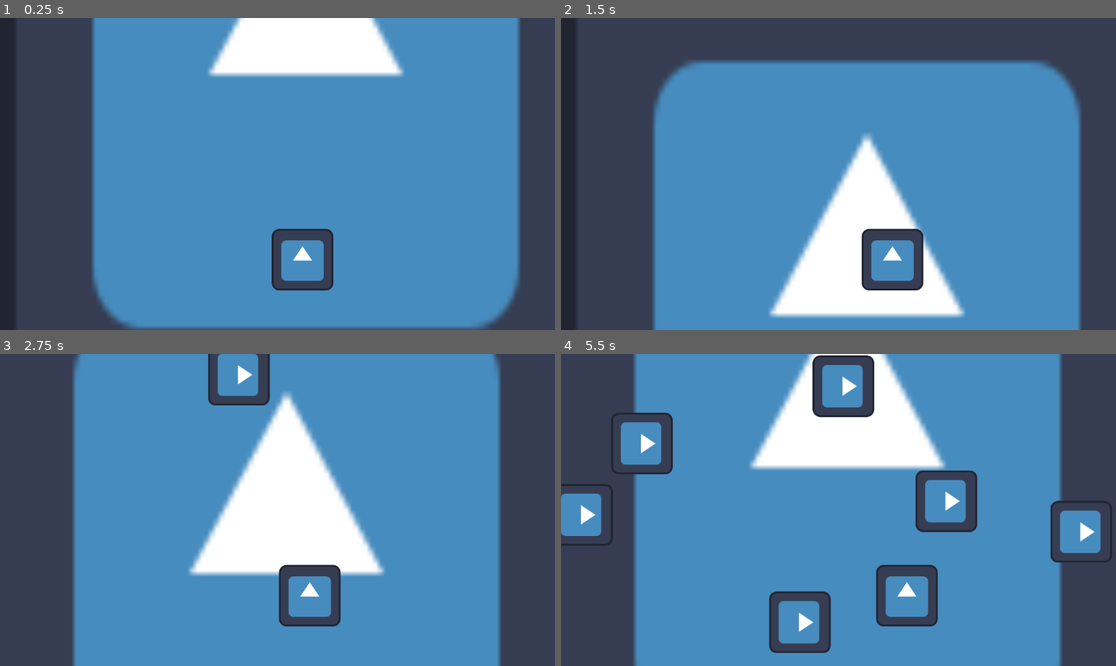
Above: before the commit, frames 1-4 (two rows, left to right).
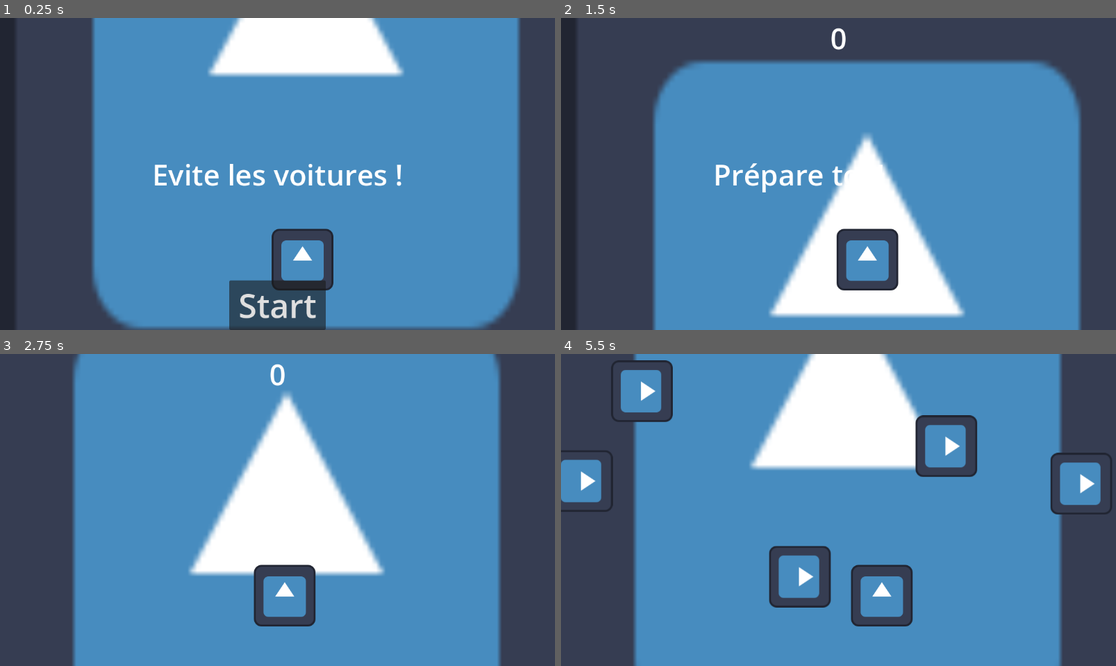
Above: after the commit, the same moments.

Repository: Trimlocgit/FreeWay
Game: Godot game, scene res://main.tscn
Same seed, same stepped clock (60 frames per second), same inputs: the game is played once before the commit and once after it. The engine's default icon, where the game draws it, is replaced by a stand-in: a white triangle on a blue panel in a dark square.
Inputs (mouse positions are in pixels of both pictures, inside the frame that each line leads up to):
- Up to frame 1 (0.25 s): no input
- Up to frame 2 (1.5 s): click (838, 305) at 0.5 s, where only the run after the commit has a clickable "Start"; hold D (droite) from 1.28 s (still down)
- Up to frame 3 (2.75 s): release D (droite) at 2.03 s; hold A (gauche) from 2.03 s (still down)
- Up to frame 4 (5.5 s): release A (gauche) at 2.78 s; hold D (droite) 2.78-4.28 s; hold A (gauche) from 4.28 s (still down)

The runs differ from the first frame. In frame 1, 3.8% of the frame differs, in the area x 27-73%, y 46-100%; in frame 2, 3.1%; in frame 3, 2.8%; in frame 4, 15%, in the area x 0-100%, y 0-96%.

Commit message:
Premier brouillon du jeux

Diff:
--- /dev/null
+++ b/hud.tscn
@@ -0,0 +1,54 @@
+[gd_scene load_steps=2 format=3 uid="uid://fby0pjtkpiy7"]
+
+[ext_resource type="Script" uid="uid://buy5nbl1jydvv" path="res://script/hud.gd" id="1_37p78"]
+
+[node name="HUD" type="CanvasLayer"]
+script = ExtResource("1_37p78")
+
+[node name="ScoreLabel" type="Label" parent="."]
+anchors_preset = 5
+anchor_left = 0.5
+anchor_right = 0.5
+offset_left = -17.0
+offset_right = 17.0
+offset_bottom = 83.0
+grow_horizontal = 2
+size_flags_horizontal = 3
+theme_override_font_sizes/font_size = 60
+text = "0"
+
+[node name="Message" type="Label" parent="."]
+anchors_preset = 8
+anchor_left = 0.5
+anchor_top = 0.5
+anchor_right = 0.5
+anchor_bottom = 0.5
+offset_left = -260.0
+offset_top = -41.5
+offset_right = 260.0
+offset_bottom = 41.5
+grow_horizontal = 2
+grow_vertical = 2
+theme_override_font_sizes/font_size = 60
+text = "Evite les voitures !"
+
+[node name="StartButton" type="Button" parent="."]
+anchors_preset = 7
+anchor_left = 0.5
+anchor_top = 1.0
+anchor_right = 0.5
+anchor_bottom = 1.0
+offset_left = -100.0
+offset_top = -103.0
+offset_right = 100.0
+grow_horizontal = 2
+grow_vertical = 0
+theme_override_font_sizes/font_size = 69
+text = "Start"
+
+[node name="MessageTimer" type="Timer" parent="."]
+wait_time = 2.0
+one_shot = true
+
+[connection signal="pressed" from="StartButton" to="." method="_on_start_button_pressed"]
+[connection signal="timeout" from="MessageTimer" to="." method="_on_message_timer_timeout"]
--- a/main.tscn
+++ b/main.tscn
@@ -1,9 +1,10 @@
-[gd_scene load_steps=6 format=3 uid="uid://6yuqi14bgbq3"]
+[gd_scene load_steps=7 format=3 uid="uid://6yuqi14bgbq3"]
 
 [ext_resource type="Script" uid="uid://bvtkug8ei06yk" path="res://script/main.gd" id="1_h2yge"]
 [ext_resource type="PackedScene" uid="uid://1am11f3xxovq" path="res://player.tscn" id="1_ig7tw"]
 [ext_resource type="PackedScene" uid="uid://kfxjihrf8u85" path="res://route.tscn" id="2_0xm2m"]
 [ext_resource type="PackedScene" uid="uid://ubvxbribfe3x" path="res://voiture.tscn" id="2_1bvp3"]
+[ext_resource type="PackedScene" uid="uid://fby0pjtkpiy7" path="res://hud.tscn" id="5_lquwl"]
 
 [sub_resource type="Curve2D" id="Curve2D_1bvp3"]
 _data = {
@@ -29,7 +30,6 @@
 [node name="TimerStart" type="Timer" parent="."]
 wait_time = 2.0
 one_shot = true
-autostart = true
 
 [node name="PlayerStartPosition" type="Marker2D" parent="."]
 position = Vector2(576, 502)
@@ -39,6 +39,10 @@
 
 [node name="VoitureSpawnLocation" type="PathFollow2D" parent="PathVoiture"]
 
+[node name="HUD" parent="." instance=ExtResource("5_lquwl")]
+
+[connection signal="hit" from="Player" to="." method="_on_player_hit"]
 [connection signal="timeout" from="TimerVoiture" to="." method="_on_timer_voiture_timeout"]
 [connection signal="timeout" from="TimerScore" to="." method="_on_timer_score_timeout"]
 [connection signal="timeout" from="TimerStart" to="." method="_on_timer_start_timeout"]
+[connection signal="start_game" from="HUD" to="." method="_on_hud_start_game"]
--- /dev/null
+++ b/script/hud.gd
@@ -0,0 +1,33 @@
+extends CanvasLayer
+
+
+signal start_game
+
+func showMessage(text):
+	$Message.text = text
+	$Message.show()
+	$MessageTimer.start()
+
+
+func showGameOver():
+	showMessage("Game Over")
+	await $MessageTimer.timeout
+
+	$Message.text = "Evite les voitures"
+	$Message.show()
+
+	await get_tree().create_timer(1).timeout
+	$StartButton.show()
+
+
+func scoreUpdate(score):
+	$ScoreLabel.text = str(score)
+
+
+func _on_start_button_pressed() -> void:
+	$StartButton.hide()
+	start_game.emit()
+
+
+func _on_message_timer_timeout() -> void:
+	$Message.hide()
--- a/script/main.gd
+++ b/script/main.gd
@@ -1,17 +1,23 @@
 extends Node
 
 @export var voiture_scene: PackedScene
-var score = 0
+var score
 
 func gameOver():
 	$TimerScore.stop()
 	$TimerVoiture.stop()
+	$HUD.showGameOver()
 
 func newGame():
 	score = 0
+	get_tree().call_group("voitures", "queue_free")
+	$HUD.scoreUpdate(score)
+	$HUD.showMessage("Prépare toi !")
 	$Player.start($PlayerStartPosition.position)
 	$TimerStart.start()
 
+func _ready() -> void:
+	pass
 
 func _on_timer_voiture_timeout() -> void:
 
@@ -34,8 +40,17 @@
 
 func _on_timer_score_timeout() -> void:
 	score += 1
+	$HUD.scoreUpdate(score)
 
 
 func _on_timer_start_timeout() -> void:
 	$TimerScore.start()
 	$TimerVoiture.start()
+
+
+func _on_hud_start_game() -> void:
+	newGame()
+
+
+func _on_player_hit() -> void:
+	gameOver()
--- a/script/player.gd
+++ b/script/player.gd
@@ -4,7 +4,7 @@
 
 @export var vitesse = 300 # Vitesse du joueur
 var tailleEcran # Taille de l'écran (limite de jeux)
-var vie = 2 # Nombre de vie du joueur
+#var vie = 2 # Nombre de vie du joueur
 
 
 func _ready():
@@ -22,12 +22,9 @@
 	position = position.clamp(Vector2.ZERO, tailleEcran)
 
 func _on_body_entered(body: Node2D) -> void:
-	vie -= 1
-	print(vie)
 	hit.emit()
-	if vie == 0:
-		hide()
-		$CollisionShape2D.set_deferred("disabled", true)
+	hide()
+	$CollisionShape2D.set_deferred("disabled", true)
 
 
 #Fonction appelé lors du lancement d'une nouvelle partie
--- a/voiture.tscn
+++ b/voiture.tscn
@@ -6,7 +6,7 @@
 [sub_resource type="RectangleShape2D" id="RectangleShape2D_hs4ok"]
 size = Vector2(125, 123)
 
-[node name="Voiture" type="RigidBody2D"]
+[node name="Voiture" type="RigidBody2D" groups=["voitures"]]
 collision_mask = 0
 gravity_scale = 0.0
 script = ExtResource("1_hs4ok")
Not shown, added: script/hud.gd.uid
